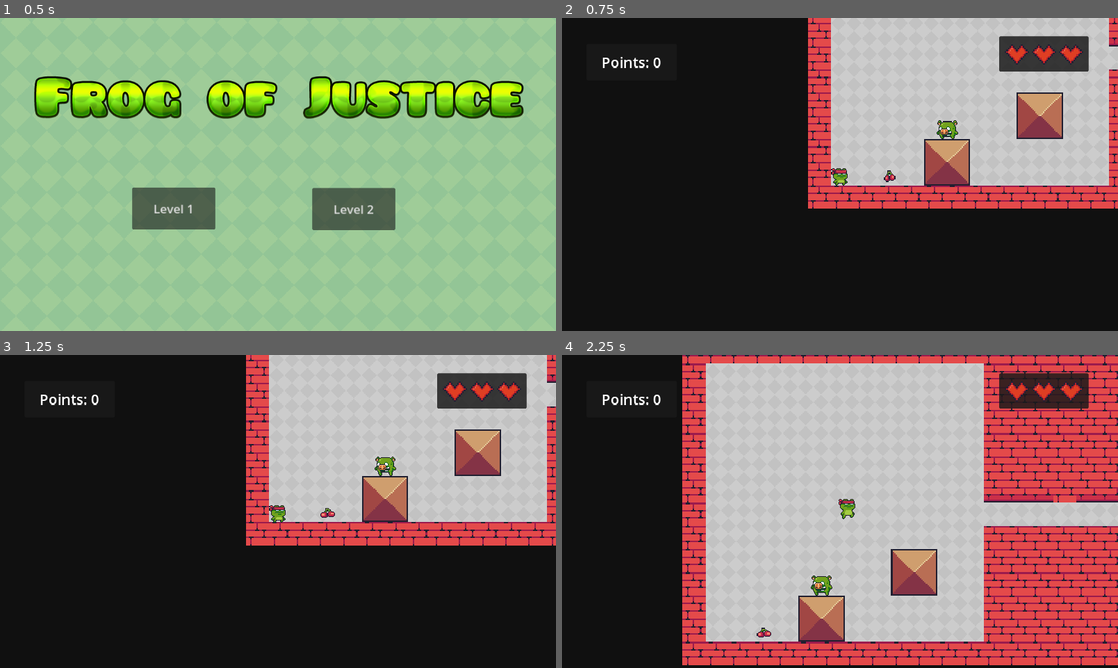
Above: before the commit, frames 1-4 (two rows, left to right).
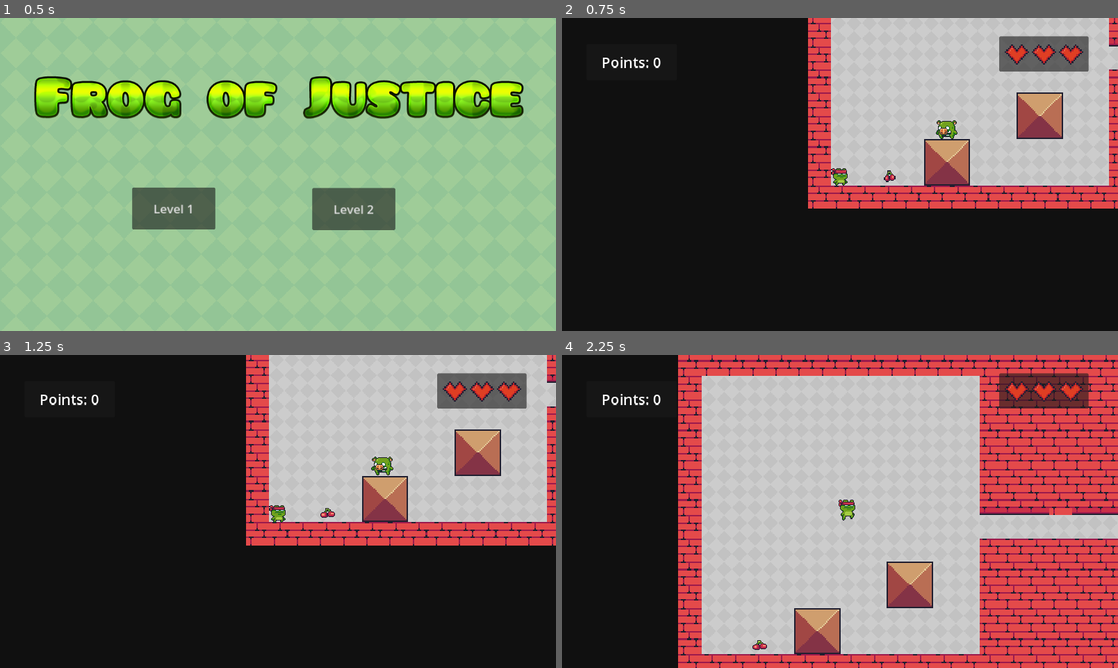
Above: after the commit, the same moments.

Repository: nlehel03/godot_platformer
Game: Godot game, scene res://scenes/menu/main menu.tscn
Two runs of this game, one before a commit and one after it. Both use one fixed random seed, a clock stepped at 60 frames per second and the inputs below.
Inputs:
- Up to frame 1 (0.5 s): no input
- Up to frame 2 (0.75 s): click "Level 2" at 0.5 s
- Up to frame 3 (1.25 s): no input
- Up to frame 4 (2.25 s): hold D (right) from 1.28 s (still down); tap W (jump) at 1.52 s

Frame 1 is identical in both runs. In frame 2, 1.5% of the frame differs, in the area x 9-95%, y 5-39%; in frame 3, 1.5%; in frame 4, 24%, in the area x 9-100%, y 0-100%.
Error before the commit: Out of bounds get index '0' (on base: 'Array[Node]') (res://scenes/levels/game_manager.gd:24)

Commit message:
2024.09.29

Diff:
--- /dev/null
+++ b/elso/healthBar.gd
@@ -0,0 +1,32 @@
+extends Node2D
+@onready var heart_1: TextureRect = $UI/Hearts/HBoxContainer/Heart1
+@onready var heart_2: TextureRect = $UI/Hearts/HBoxContainer/Heart2
+@onready var heart_3: TextureRect = $UI/Hearts/HBoxContainer/Heart3
+
+
+# Called when the node enters the scene tree for the first time.
+func _ready() -> void:
+	game_manager.healthChangeSignal.connect(playerHealthChanged)
+
+
+# Called every frame. 'delta' is the elapsed time since the previous frame.
+func _process(delta: float) -> void:
+	pass
+
+func playerHealthChanged(playerHealth:int):
+	if playerHealth==3:
+		heart_1.show()
+		heart_2.show()
+		heart_3.show()
+	elif playerHealth==2:
+		heart_1.show()
+		heart_2.show()
+		heart_3.hide()
+	elif playerHealth==1:
+		heart_1.show()
+		heart_2.hide()
+		heart_3.hide()
+	elif playerHealth==0:
+		heart_1.hide()
+		heart_2.hide()
+		heart_3.hide()
--- a/elso/scenes/gameobjects/enemy.gd
+++ b/elso/scenes/gameobjects/enemy.gd
@@ -1,15 +1,41 @@
-extends RigidBody2D
+extends CharacterBody2D
 
 @onready var game_manager: Node = %GameManager
-
-# Called when the node enters the scene tree for the first time.
+var gravity=ProjectSettings.get_setting("physics/2d/default_gravity")
+const SPEED = 600.0
+enum State{Idle,Walk}
+var currentState : State
+var direction :Vector2=Vector2.LEFT
 
 
-# Called every frame. 'delta' is the elapsed time since the previous frame.
-func _process(delta: float) -> void:
-	pass
+func _ready():
+	currentState=State.Idle
+
+func _physics_process(delta: float) -> void:
+	enemyGravity(delta)
+	enemy_idle(delta)
+	enemy_walk(delta)
 
 
+	move_and_slide()
+
+#mozgáshoz kapcsolódók:
+func enemyGravity(delta:float):
+	velocity.y+=gravity * delta
+
+
+func enemy_idle(delta:float):
+	velocity.x = move_toward(velocity.x,0,10)
+	currentState=State.Idle
+
+func enemy_walk(delta:float):
+	velocity.x+=direction.x * SPEED * delta
+	currentState=State.Walk
+
+
+
+
+#sebzés
 func _on_area_2d_body_entered(body: Node2D) -> void:
 	if(body.name=="CharacterBody2D"):
 		var y_delta =position.y -body.position.y
--- a/elso/scenes/gameobjects/enemy.tscn
+++ b/elso/scenes/gameobjects/enemy.tscn
@@ -1,7 +1,8 @@
-[gd_scene load_steps=15 format=3 uid="uid://drp07qx1a7r8u"]
+[gd_scene load_steps=32 format=3 uid="uid://drp07qx1a7r8u"]
 
 [ext_resource type="Script" path="res://scenes/gameobjects/enemy.gd" id="1_h7c8h"]
 [ext_resource type="Texture2D" uid="uid://u1tnms8k7ote" path="res://assets/gameelements/Idle (36x30).png" id="1_rlynl"]
+[ext_resource type="Texture2D" uid="uid://w2u5okwnbll" path="res://assets/gameelements/Walk (36x30).png" id="3_6y0io"]
 
 [sub_resource type="AtlasTexture" id="AtlasTexture_vw5cn"]
 atlas = ExtResource("1_rlynl")
@@ -38,6 +39,70 @@
 [sub_resource type="AtlasTexture" id="AtlasTexture_8jgkg"]
 atlas = ExtResource("1_rlynl")
 region = Rect2(288, 0, 36, 30)
+
+[sub_resource type="AtlasTexture" id="AtlasTexture_n63jq"]
+atlas = ExtResource("3_6y0io")
+region = Rect2(0, 0, 36, 30)
+
+[sub_resource type="AtlasTexture" id="AtlasTexture_fdss1"]
+atlas = ExtResource("3_6y0io")
+region = Rect2(36, 0, 36, 30)
+
+[sub_resource type="AtlasTexture" id="AtlasTexture_bd0or"]
+atlas = ExtResource("3_6y0io")
+region = Rect2(72, 0, 36, 30)
+
+[sub_resource type="AtlasTexture" id="AtlasTexture_qnc2q"]
+atlas = ExtResource("3_6y0io")
+region = Rect2(108, 0, 36, 30)
+
+[sub_resource type="AtlasTexture" id="AtlasTexture_vkpmv"]
+atlas = ExtResource("3_6y0io")
+region = Rect2(144, 0, 36, 30)
+
+[sub_resource type="AtlasTexture" id="AtlasTexture_cyr55"]
+atlas = ExtResource("3_6y0io")
+region = Rect2(180, 0, 36, 30)
+
+[sub_resource type="AtlasTexture" id="AtlasTexture_owpvv"]
+atlas = ExtResource("3_6y0io")
+region = Rect2(216, 0, 36, 30)
+
+[sub_resource type="AtlasTexture" id="AtlasTexture_wxx4b"]
+atlas = ExtResource("3_6y0io")
+region = Rect2(252, 0, 36, 30)
+
+[sub_resource type="AtlasTexture" id="AtlasTexture_5jjbi"]
+atlas = ExtResource("3_6y0io")
+region = Rect2(288, 0, 36, 30)
+
+[sub_resource type="AtlasTexture" id="AtlasTexture_4h05i"]
+atlas = ExtResource("3_6y0io")
+region = Rect2(324, 0, 36, 30)
+
+[sub_resource type="AtlasTexture" id="AtlasTexture_pavox"]
+atlas = ExtResource("3_6y0io")
+region = Rect2(360, 0, 36, 30)
+
+[sub_resource type="AtlasTexture" id="AtlasTexture_fgg2m"]
+atlas = ExtResource("3_6y0io")
+region = Rect2(396, 0, 36, 30)
+
+[sub_resource type="AtlasTexture" id="AtlasTexture_ufybc"]
+atlas = ExtResource("3_6y0io")
+region = Rect2(432, 0, 36, 30)
+
+[sub_resource type="AtlasTexture" id="AtlasTexture_7kaq3"]
+atlas = ExtResource("3_6y0io")
+region = Rect2(468, 0, 36, 30)
+
+[sub_resource type="AtlasTexture" id="AtlasTexture_ssykd"]
+atlas = ExtResource("3_6y0io")
+region = Rect2(504, 0, 36, 30)
+
+[sub_resource type="AtlasTexture" id="AtlasTexture_8vpr8"]
+atlas = ExtResource("3_6y0io")
+region = Rect2(540, 0, 36, 30)
 
 [sub_resource type="SpriteFrames" id="SpriteFrames_ncp56"]
 animations = [{
@@ -70,7 +135,60 @@
 "texture": SubResource("AtlasTexture_8jgkg")
 }],
 "loop": true,
-"name": &"default",
+"name": &"Idle",
+"speed": 20.0
+}, {
+"frames": [{
+"duration": 1.0,
+"texture": SubResource("AtlasTexture_n63jq")
+}, {
+"duration": 1.0,
+"texture": SubResource("AtlasTexture_fdss1")
+}, {
+"duration": 1.0,
+"texture": SubResource("AtlasTexture_bd0or")
+}, {
+"duration": 1.0,
+"texture": SubResource("AtlasTexture_qnc2q")
+}, {
+"duration": 1.0,
+"texture": SubResource("AtlasTexture_vkpmv")
+}, {
+"duration": 1.0,
+"texture": SubResource("AtlasTexture_cyr55")
+}, {
+"duration": 1.0,
+"texture": SubResource("AtlasTexture_owpvv")
+}, {
+"duration": 1.0,
+"texture": SubResource("AtlasTexture_wxx4b")
+}, {
+"duration": 1.0,
+"texture": SubResource("AtlasTexture_5jjbi")
+}, {
+"duration": 1.0,
+"texture": SubResource("AtlasTexture_4h05i")
+}, {
+"duration": 1.0,
+"texture": SubResource("AtlasTexture_pavox")
+}, {
+"duration": 1.0,
+"texture": SubResource("AtlasTexture_fgg2m")
+}, {
+"duration": 1.0,
+"texture": SubResource("AtlasTexture_ufybc")
+}, {
+"duration": 1.0,
+"texture": SubResource("AtlasTexture_7kaq3")
+}, {
+"duration": 1.0,
+"texture": SubResource("AtlasTexture_ssykd")
+}, {
+"duration": 1.0,
+"texture": SubResource("AtlasTexture_8vpr8")
+}],
+"loop": true,
+"name": &"Walk",
 "speed": 20.0
 }]
 
@@ -80,7 +198,7 @@
 [sub_resource type="RectangleShape2D" id="RectangleShape2D_873cb"]
 size = Vector2(50.5, 43)
 
-[node name="Enemy" type="RigidBody2D"]
+[node name="Enemy" type="CharacterBody2D"]
 script = ExtResource("1_h7c8h")
 
 [node name="AnimatedSprite2D" type="AnimatedSprite2D" parent="."]
@@ -88,8 +206,9 @@
 position = Vector2(8, 7)
 scale = Vector2(1.44444, 1.46667)
 sprite_frames = SubResource("SpriteFrames_ncp56")
-autoplay = "default"
-frame_progress = 0.147915
+animation = &"Walk"
+autoplay = "Idle"
+frame_progress = 0.539933
 
 [node name="CollisionShape2D" type="CollisionShape2D" parent="."]
 position = Vector2(9, 9)
--- a/elso/scenes/gameobjects/main_character.gd
+++ b/elso/scenes/gameobjects/main_character.gd
@@ -18,14 +18,7 @@
 
 
 func _physics_process(delta: float) -> void:
-
-
-
-
-
-
-
-	# Add the gravity.
+		# Add the gravity.
 	if is_on_floor():
 		jump_count=0
 		#animaciok
--- a/elso/scenes/gameobjects/trophy.gd
+++ b/elso/scenes/gameobjects/trophy.gd
@@ -4,4 +4,5 @@
 
 func _on_body_entered(body: Node2D) -> void:
 	if (body.name=="CharacterBody2D"):
-		get_tree().change_scene_to_packed(target_level)
+		get_tree().call_deferred("change_scene_to_packed",target_level)
+		#get_tree().change_scene_to_packed(target_level)
--- a/elso/scenes/levels/game_manager.gd
+++ b/elso/scenes/levels/game_manager.gd
@@ -1,25 +1,30 @@
 extends Node
-@onready var gui_scene =preload("res://scenes/menu/GUI.tscn")
+@export var hearts: Array[Node]
 var gui_instance: Node =null
-var points_label: Label = null
+#var points_label: Label = null
+
+@onready var points_label: Label = $"../SceneObjects/UI/Panel/PointsLabel"
+
+
 
 func _ready() ->void:
-	gui_instance=gui_scene.instantiate()
-	get_tree().root.add_child(gui_instance)
-	gui_instance.name="GUI"
-	points_label = gui_instance.get_node("UI/Panel/PointsLabel")
-	print("gui példányosítva:",get_tree().root.get_child_count())
+	"""var current_scene=get_tree().current_scene
+	points_label=current_scene.find_node("PointsLabel",true,false)
+	if points_label:
+		print("PointsLabel megtalálva")
+	else:
+		print("PointsLabel nem található")
+	"""
 
 
-@export var hearts: Array[Node]
 
 
 var points=0
 var lives=3
 
 func decrease_health():
-	lives-=1
-	for i in range(3):
+	lives -= 1
+	for i in 3:
 		if(i<lives):
 			hearts[i].show()
 		else:
@@ -32,5 +37,5 @@
 	print(points)
 	if points_label:
 		points_label.text="Points: "+str(points)
-	else:
-		points_label.text="points_label nem található"
+	"""else:
+		points_label.text="points_label nem található"""
--- a/elso/scenes/levels/lvl1.tscn
+++ b/elso/scenes/levels/lvl1.tscn
@@ -1,11 +1,14 @@
-[gd_scene load_steps=19 format=3 uid="uid://c6gle2ix3wt0a"]
+[gd_scene load_steps=21 format=3 uid="uid://c6gle2ix3wt0a"]
 
 [ext_resource type="Script" path="res://scenes/levels/game_manager.gd" id="1_x00ya"]
 [ext_resource type="Texture2D" uid="uid://en7r8c5nj8gu" path="res://assets/background/Blue.png" id="2_6nxg1"]
 [ext_resource type="Texture2D" uid="uid://c8ah4h148xe0q" path="res://assets/background/j4.png" id="2_rp3ra"]
+[ext_resource type="Texture2D" uid="uid://bdc6oh2x0e1uu" path="res://assets/gameelements/sziv.png" id="2_td3p7"]
 [ext_resource type="Texture2D" uid="uid://bh8wg4eumwhx5" path="res://assets/terrain/Terrain (16x16).png" id="3_2uk6h"]
 [ext_resource type="Texture2D" uid="uid://dhnuta6y8k2om" path="res://assets/background/j3.png" id="3_egen1"]
+[ext_resource type="Script" path="res://scenes/levels/pause.gd" id="3_wxa27"]
 [ext_resource type="Texture2D" uid="uid://chekjosthi7d5" path="res://assets/background/j2.png" id="4_m58ee"]
+[ext_resource type="Texture2D" uid="uid://i6riio76bdlb" path="res://assets/menu/Frog of Justice logo.png" id="4_sxr7c"]
 [ext_resource type="PackedScene" uid="uid://q1ig4uo0dp5e" path="res://scenes/gameobjects/main_character.tscn" id="4_w47hx"]
 [ext_resource type="Texture2D" uid="uid://c6eafrcj624cu" path="res://assets/background/j1.png" id="5_p4hty"]
 [ext_resource type="PackedScene" uid="uid://t6h5nmssvubu" path="res://scenes/gameobjects/trophy.tscn" id="5_xg6rc"]
@@ -13,7 +16,6 @@
 [ext_resource type="PackedScene" uid="uid://ba52ulygffear" path="res://scenes/levels/lvl2.tscn" id="6_lrgdd"]
 [ext_resource type="PackedScene" uid="uid://drp07qx1a7r8u" path="res://scenes/gameobjects/enemy.tscn" id="8_ugxy5"]
 [ext_resource type="Script" path="res://scenes/gameobjects/fall.gd" id="9_vl1xu"]
-[ext_resource type="PackedScene" uid="uid://dfhkyacr5m5wp" path="res://scenes/menu/GUI.tscn" id="14_lvvj7"]
 
 [sub_resource type="PhysicsMaterial" id="PhysicsMaterial_gcoru"]
 
@@ -230,9 +232,140 @@
 [node name="GameManager" type="Node" parent="." node_paths=PackedStringArray("hearts")]
 unique_name_in_owner = true
 script = ExtResource("1_x00ya")
-hearts = [null, null, null]
+hearts = [NodePath("../SceneObjects/UI/Hearts/HBoxContainer/Heart1"), NodePath("../SceneObjects/UI/Hearts/HBoxContainer/Heart2"), NodePath("../SceneObjects/UI/Hearts/HBoxContainer/Heart3")]
 
 [node name="SceneObjects" type="Node" parent="."]
+
+[node name="UI" type="CanvasLayer" parent="SceneObjects"]
+
+[node name="Panel" type="Panel" parent="SceneObjects/UI"]
+texture_filter = 1
+offset_left = 51.0
+offset_top = 54.0
+offset_right = 238.0
+offset_bottom = 129.0
+
+[node name="PointsLabel" type="Label" parent="SceneObjects/UI/Panel"]
+layout_mode = 1
+anchors_preset = 15
+anchor_right = 1.0
+anchor_bottom = 1.0
+grow_horizontal = 2
+grow_vertical = 2
+theme_override_font_sizes/font_size = 30
+text = "Points: 0"
+horizontal_alignment = 1
+vertical_alignment = 1
+
+[node name="Hearts" type="Panel" parent="SceneObjects/UI"]
+anchors_preset = 1
+anchor_left = 1.0
+anchor_right = 1.0
+offset_left = -246.0
+offset_top = 38.0
+offset_right = -61.0
+offset_bottom = 111.0
+grow_horizontal = 0
+
+[node name="HBoxContainer" type="HBoxContainer" parent="SceneObjects/UI/Hearts"]
+layout_mode = 1
+anchors_preset = 8
+anchor_left = 0.5
+anchor_top = 0.5
+anchor_right = 0.5
+anchor_bottom = 0.5
+offset_left = -82.0
+offset_top = -26.0
+offset_right = 82.0
+offset_bottom = 26.0
+grow_horizontal = 2
+grow_vertical = 2
+
+[node name="Heart1" type="TextureRect" parent="SceneObjects/UI/Hearts/HBoxContainer"]
+texture_filter = 1
+layout_mode = 2
+texture = ExtResource("2_td3p7")
+expand_mode = 2
+
+[node name="Heart2" type="TextureRect" parent="SceneObjects/UI/Hearts/HBoxContainer"]
+texture_filter = 1
+layout_mode = 2
+texture = ExtResource("2_td3p7")
+expand_mode = 2
+
+[node name="Heart3" type="TextureRect" parent="SceneObjects/UI/Hearts/HBoxContainer"]
+texture_filter = 1
+layout_mode = 2
+texture = ExtResource("2_td3p7")
+expand_mode = 2
+
+[node name="Pause" type="Node" parent="SceneObjects/UI"]
+script = ExtResource("3_wxa27")
+
+[node name="PausePanel" type="Panel" parent="SceneObjects/UI/Pause"]
+unique_name_in_owner = true
+visible = false
+anchors_preset = 15
+anchor_right = 1.0
+anchor_bottom = 1.0
+grow_horizontal = 2
+grow_vertical = 2
+
+[node name="TextureRect" type="TextureRect" parent="SceneObjects/UI/Pause/PausePanel"]
+texture_filter = 1
+layout_mode = 1
+anchors_preset = 5
+anchor_left = 0.5
+anchor_right = 0.5
+offset_left = -510.0
+offset_top = 52.0
+offset_right = 518.0
+offset_bottom = 155.0
+grow_horizontal = 2
+texture = ExtResource("4_sxr7c")
+
+[node name="Label" type="Label" parent="SceneObjects/UI/Pause/PausePanel"]
+layout_mode = 1
+anchors_preset = 8
+anchor_left = 0.5
+anchor_top = 0.5
+anchor_right = 0.5
+anchor_bottom = 0.5
+offset_left = -87.0
+offset_top = -109.0
+offset_right = 89.0
+offset_bottom = -40.0
+grow_horizontal = 2
+grow_vertical = 2
+theme_override_font_sizes/font_size = 50
+text = "Paused"
+
+[node name="VBoxContainer" type="VBoxContainer" parent="SceneObjects/UI/Pause/PausePanel"]
+layout_mode = 1
+anchors_preset = 7
+anchor_left = 0.5
+anchor_top = 1.0
+anchor_right = 0.5
+anchor_bottom = 1.0
+offset_left = -120.0
+offset_top = -324.0
+offset_right = 120.0
+offset_bottom = -67.0
+grow_horizontal = 2
+grow_vertical = 0
+theme_override_constants/separation = 39
+
+[node name="Resume" type="Button" parent="SceneObjects/UI/Pause/PausePanel/VBoxContainer"]
+process_mode = 3
+layout_mode = 2
+theme_override_font_sizes/font_size = 35
+text = "Resume"
+
+[node name="BackToMenu" type="Button" parent="SceneObjects/UI/Pause/PausePanel/VBoxContainer"]
+process_mode = 3
+layout_mode = 2
+theme_override_font_sizes/font_size = 35
+text = "Back to menu"
 
 [node name="ParallaxBackground" type="ParallaxBackground" parent="SceneObjects"]
 scale = Vector2(0.5, 0.5)
@@ -355,6 +488,6 @@
 position = Vector2(-217, -9)
 shape = SubResource("WorldBoundaryShape2D_syw6y")
 
-[node name="Gui" parent="SceneObjects" instance=ExtResource("14_lvvj7")]
-
+[connection signal="pressed" from="SceneObjects/UI/Pause/PausePanel/VBoxContainer/Resume" to="SceneObjects/UI/Pause" method="_on_resume_pressed"]
+[connection signal="pressed" from="SceneObjects/UI/Pause/PausePanel/VBoxContainer/BackToMenu" to="SceneObjects/UI/Pause" method="_on_back_to_menu_pressed"]
 [connection signal="body_entered" from="SceneObjects/Area2D" to="SceneObjects/Area2D" method="_on_body_entered"]
--- a/elso/scenes/levels/lvl2.tscn
+++ b/elso/scenes/levels/lvl2.tscn
@@ -6,9 +6,11 @@
 [ext_resource type="PackedScene" uid="uid://q1ig4uo0dp5e" path="res://scenes/gameobjects/main_character.tscn" id="4_sbepj"]
 [ext_resource type="PackedScene" uid="uid://t6h5nmssvubu" path="res://scenes/gameobjects/trophy.tscn" id="5_pib48"]
 [ext_resource type="PackedScene" uid="uid://bwhbq6jfvxujr" path="res://scenes/menu/main menu.tscn" id="6_k262d"]
-[ext_resource type="PackedScene" uid="uid://dfhkyacr5m5wp" path="res://scenes/menu/GUI.tscn" id="7_h47kh"]
 [ext_resource type="PackedScene" uid="uid://drp07qx1a7r8u" path="res://scenes/gameobjects/enemy.tscn" id="7_r8njm"]
 [ext_resource type="PackedScene" uid="uid://u4b8byi4uvhf" path="res://scenes/gameobjects/collectable.tscn" id="8_nu0wy"]
+[ext_resource type="Texture2D" uid="uid://bdc6oh2x0e1uu" path="res://assets/gameelements/sziv.png" id="9_v2xd7"]
+[ext_resource type="Script" path="res://scenes/levels/pause.gd" id="10_ea4lt"]
+[ext_resource type="Texture2D" uid="uid://i6riio76bdlb" path="res://assets/menu/Frog of Justice logo.png" id="11_dxpw5"]
 
 [sub_resource type="PhysicsMaterial" id="PhysicsMaterial_gcoru"]
 
@@ -248,11 +250,143 @@
 
 [node name="Node" type="Node"]
 
-[node name="GameManager" type="Node" parent="."]
+[node name="GameManager" type="Node" parent="." node_paths=PackedStringArray("hearts")]
 unique_name_in_owner = true
 script = ExtResource("1_he86o")
+hearts = [NodePath("../SceneObjects/UI/Hearts/HBoxContainer/Heart1"), NodePath("../SceneObjects/UI/Hearts/HBoxContainer/Heart2"), NodePath("../SceneObjects/UI/Hearts/HBoxContainer/Heart3")]
 
 [node name="SceneObjects" type="Node" parent="."]
+
+[node name="UI" type="CanvasLayer" parent="SceneObjects"]
+
+[node name="Panel" type="Panel" parent="SceneObjects/UI"]
+texture_filter = 1
+offset_left = 51.0
+offset_top = 54.0
+offset_right = 238.0
+offset_bottom = 129.0
+
+[node name="PointsLabel" type="Label" parent="SceneObjects/UI/Panel"]
+layout_mode = 1
+anchors_preset = 15
+anchor_right = 1.0
+anchor_bottom = 1.0
+grow_horizontal = 2
+grow_vertical = 2
+theme_override_font_sizes/font_size = 30
+text = "Points: 0"
+horizontal_alignment = 1
+vertical_alignment = 1
+
+[node name="Hearts" type="Panel" parent="SceneObjects/UI"]
+anchors_preset = 1
+anchor_left = 1.0
+anchor_right = 1.0
+offset_left = -246.0
+offset_top = 38.0
+offset_right = -61.0
+offset_bottom = 111.0
+grow_horizontal = 0
+
+[node name="HBoxContainer" type="HBoxContainer" parent="SceneObjects/UI/Hearts"]
+layout_mode = 1
+anchors_preset = 8
+anchor_left = 0.5
+anchor_top = 0.5
+anchor_right = 0.5
+anchor_bottom = 0.5
+offset_left = -82.0
+offset_top = -26.0
+offset_right = 82.0
+offset_bottom = 26.0
+grow_horizontal = 2
+grow_vertical = 2
+
+[node name="Heart1" type="TextureRect" parent="SceneObjects/UI/Hearts/HBoxContainer"]
+texture_filter = 1
+layout_mode = 2
+texture = ExtResource("9_v2xd7")
+expand_mode = 2
+
+[node name="Heart2" type="TextureRect" parent="SceneObjects/UI/Hearts/HBoxContainer"]
+texture_filter = 1
+layout_mode = 2
+texture = ExtResource("9_v2xd7")
+expand_mode = 2
+
+[node name="Heart3" type="TextureRect" parent="SceneObjects/UI/Hearts/HBoxContainer"]
+texture_filter = 1
+layout_mode = 2
+texture = ExtResource("9_v2xd7")
+expand_mode = 2
+
+[node name="Pause" type="Node" parent="SceneObjects/UI"]
+script = ExtResource("10_ea4lt")
+
+[node name="PausePanel" type="Panel" parent="SceneObjects/UI/Pause"]
+unique_name_in_owner = true
+visible = false
+anchors_preset = 15
+anchor_right = 1.0
+anchor_bottom = 1.0
+grow_horizontal = 2
+grow_vertical = 2
+
+[node name="TextureRect" type="TextureRect" parent="SceneObjects/UI/Pause/PausePanel"]
+texture_filter = 1
+layout_mode = 1
+anchors_preset = 5
+anchor_left = 0.5
+anchor_right = 0.5
+offset_left = -510.0
+offset_top = 52.0
+offset_right = 518.0
+offset_bottom = 155.0
+grow_horizontal = 2
+texture = ExtResource("11_dxpw5")
+
+[node name="Label" type="Label" parent="SceneObjects/UI/Pause/PausePanel"]
+layout_mode = 1
+anchors_preset = 8
+anchor_left = 0.5
+anchor_top = 0.5
+anchor_right = 0.5
+anchor_bottom = 0.5
+offset_left = -87.0
+offset_top = -109.0
+offset_right = 89.0
+offset_bottom = -40.0
+grow_horizontal = 2
+grow_vertical = 2
+theme_override_font_sizes/font_size = 50
+text = "Paused"
+
+[node name="VBoxContainer" type="VBoxContainer" parent="SceneObjects/UI/Pause/PausePanel"]
+layout_mode = 1
+anchors_preset = 7
+anchor_left = 0.5
+anchor_top = 1.0
+anchor_right = 0.5
+anchor_bottom = 1.0
+offset_left = -120.0
+offset_top = -324.0
+offset_right = 120.0
+offset_bottom = -67.0
+grow_horizontal = 2
+grow_vertical = 0
+theme_override_constants/separation = 39
+
+[node name="Resume" type="Button" parent="SceneObjects/UI/Pause/PausePanel/VBoxContainer"]
+process_mode = 3
+layout_mode = 2
+theme_override_font_sizes/font_size = 35
+text = "Resume"
+
+[node name="BackToMenu" type="Button" parent="SceneObjects/UI/Pause/PausePanel/VBoxContainer"]
+process_mode = 3
+layout_mode = 2
+theme_override_font_sizes/font_size = 35
+text = "Back to menu"
 
 [node name="TextureRect" type="TextureRect" parent="SceneObjects"]
 texture_filter = 1
@@ -292,4 +426,5 @@
 [node name="collectable2" parent="SceneObjects" instance=ExtResource("8_nu0wy")]
 position = Vector2(122, 557)
 
-[node name="Gui" parent="." instance=ExtResource("7_h47kh")]
+[connection signal="pressed" from="SceneObjects/UI/Pause/PausePanel/VBoxContainer/Resume" to="SceneObjects/UI/Pause" method="_on_resume_pressed"]
+[connection signal="pressed" from="SceneObjects/UI/Pause/PausePanel/VBoxContainer/BackToMenu" to="SceneObjects/UI/Pause" method="_on_back_to_menu_pressed"]
Binary file added: elso/assets/gameelements/Walk (36x30).png
Not shown, added: elso/assets/gameelements/Walk (36x30).png.import
Not shown: 1 places in elso/scenes/levels/lvl2.tscn that only renumber resources
